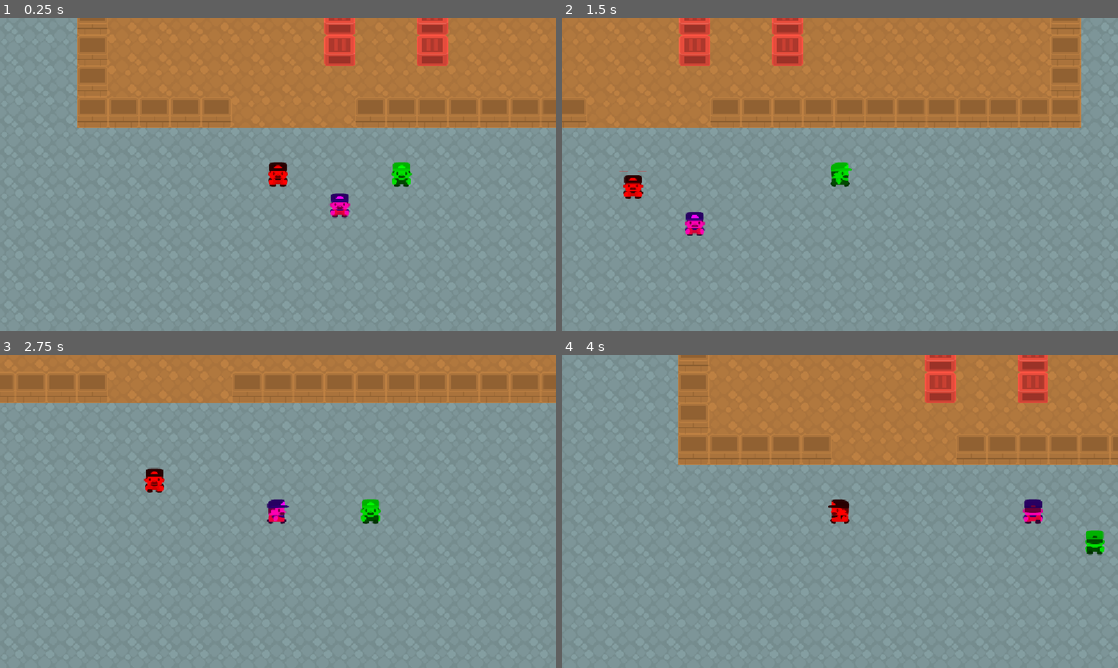
Above: before the commit, frames 1-4 (two rows, left to right).
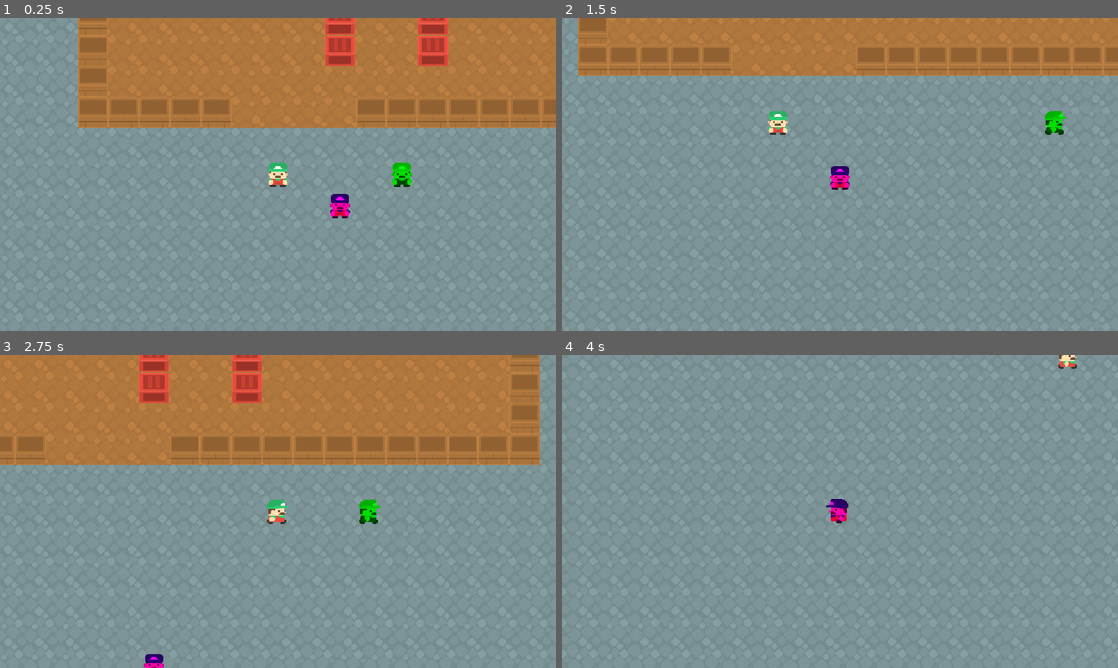
Above: after the commit, the same moments.

Repository: devbernardolopes/maze-mazey
Game: Godot game, scene res://scenes/universe.tscn
Same seed, same stepped clock (60 frames per second), same inputs: the game is played once before the commit and once after it.
Inputs:
- Up to frame 1 (0.25 s): no input
- Up to frame 2 (1.5 s): tap Enter at 0.5 s; hold Right (right) 0.53-1.28 s; hold Tab (switch) 0.53-1.28 s; hold Down (down) from 1.28 s (still down); tap Tab (switch) at 1.35 s
- Up to frame 3 (2.75 s): release Down (down) at 2.03 s; hold Right (right) from 2.03 s (still down); hold Tab (switch) from 2.03 s (still down)
- Up to frame 4 (4 s): release Right (right) at 2.78 s; release Tab (switch) at 2.78 s; hold Up (up) 2.78-3.53 s; tap Tab (switch) at 2.85 s; hold Left (left) from 3.53 s (still down); hold Tab (switch) from 3.53 s (still down)

The runs differ from the first frame. In frame 1, 0.7% of the frame differs, in the area x 13-81%, y 0-64%; in frame 2, 23%; in frame 3, 25%; in frame 4, 29%, in the area x 20-100%, y 0-64%.

Commit message:
some tests

Diff:
--- a/maze-mazey/autoloaders/game_manager.gd
+++ b/maze-mazey/autoloaders/game_manager.gd
@@ -59,5 +59,5 @@
 func _input(event: InputEvent) -> void:
 	if event.is_action("escape"):
 		get_tree().quit()
-	if event.is_action("switch"):
+	if event.is_action_pressed("switch"):
 		cycle_entities()
--- a/maze-mazey/project.godot
+++ b/maze-mazey/project.godot
@@ -90,7 +90,9 @@
 
 [rendering]
 
+textures/canvas_textures/default_texture_filter=0
 rendering_device/driver.windows="d3d12"
 renderer/rendering_method="gl_compatibility"
 renderer/rendering_method.mobile="gl_compatibility"
 environment/defaults/default_clear_color=Color(0.0022722466, 0.11267423, 0.16339561, 1)
+2d/snap/snap_2d_transforms_to_pixel=true
--- a/maze-mazey/resources/entities/warrior.tres
+++ b/maze-mazey/resources/entities/warrior.tres
@@ -7,6 +7,6 @@
 script = ExtResource("1_lgbq6")
 id = &"warrior"
 name = "Warrior"
-color = Color(1, 0, 0, 1)
+move_speed = 10.0
 visual = ExtResource("2_0ehae")
 metadata/_custom_type_script = "uid://b0tku1heg8hme"
--- a/maze-mazey/resources/entity_data.gd
+++ b/maze-mazey/resources/entity_data.gd
@@ -6,5 +6,5 @@
 @export var color: Color = Color.WHITE
 @export var abilities: Array[Helper.ABILITY] = [ Helper.ABILITY.PUSH_ONE ]
 ## Movement speed in tiles per second. One step covers exactly one tile.
-@export var move_speed: float = 3.0
+@export var move_speed: float = 6.0
 @export var visual: SpriteFrames = null
--- a/maze-mazey/scenes/universe.tscn
+++ b/maze-mazey/scenes/universe.tscn
@@ -22,12 +22,18 @@
 
 [node name="RedGoal" parent="Goals" unique_id=1779852697 instance=ExtResource("3_yb76g")]
 position = Vector2(-480, -224)
+collision_layer = 4
+collision_mask = 10
 
 [node name="RedGoal2" parent="Goals" unique_id=2084280652 instance=ExtResource("3_yb76g")]
 position = Vector2(-352, -224)
+collision_layer = 4
+collision_mask = 10
 
 [node name="RedGoal3" parent="Goals" unique_id=1332878921 instance=ExtResource("3_yb76g")]
 position = Vector2(-224, -224)
+collision_layer = 4
+collision_mask = 10
 
 [node name="Boxes" type="Node2D" parent="." unique_id=1603534891]
 
@@ -61,19 +67,18 @@
 [node name="Thief" parent="Entities" unique_id=178306753 instance=ExtResource("7_56nod")]
 position = Vector2(-224, 608)
 
-[node name="PlayerController" type="Node" parent="Entities/Thief"]
+[node name="PlayerController" type="Node" parent="Entities/Thief" unique_id=949991427]
 script = ExtResource("6_qbb8e")
 metadata/_custom_type_script = "uid://ddd03s26mmylb"
 
 [node name="Wizard" parent="Entities" unique_id=652445255 instance=ExtResource("8_5fwve")]
 position = Vector2(-352, 672)
 
-[node name="PlayerController" type="Node" parent="Entities/Wizard"]
+[node name="PlayerController" type="Node" parent="Entities/Wizard" unique_id=473206820]
 script = ExtResource("6_qbb8e")
 metadata/_custom_type_script = "uid://ddd03s26mmylb"
 
 [node name="FollowCamera" type="Camera2D" parent="." unique_id=948245310 node_paths=PackedStringArray("target")]
 script = ExtResource("6_jegdv")
 target = NodePath("../Entities/Warrior")
-base_zoom = 1.0
 metadata/_custom_type_script = "uid://c540ipvnpy5ky"
